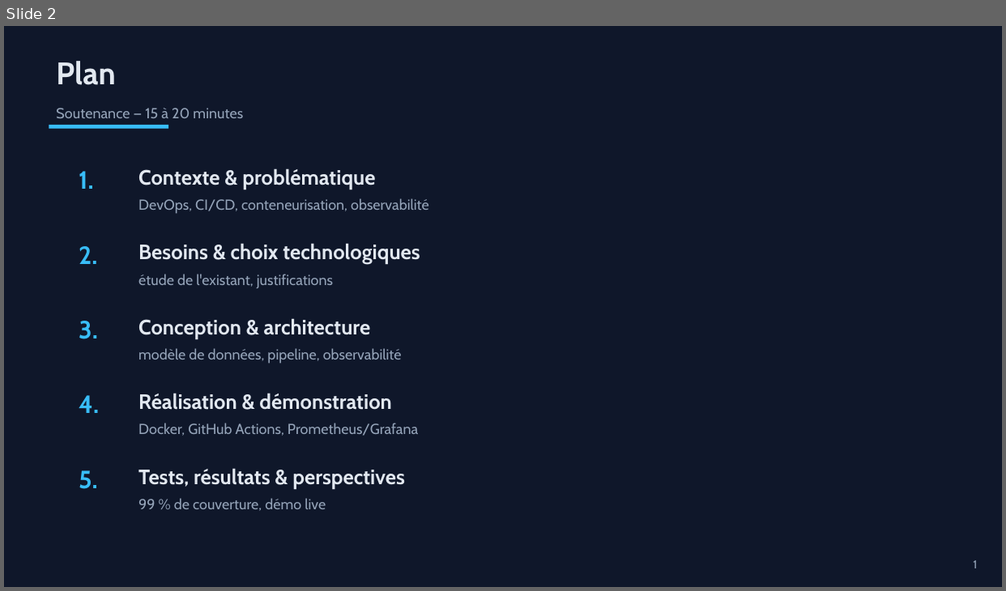
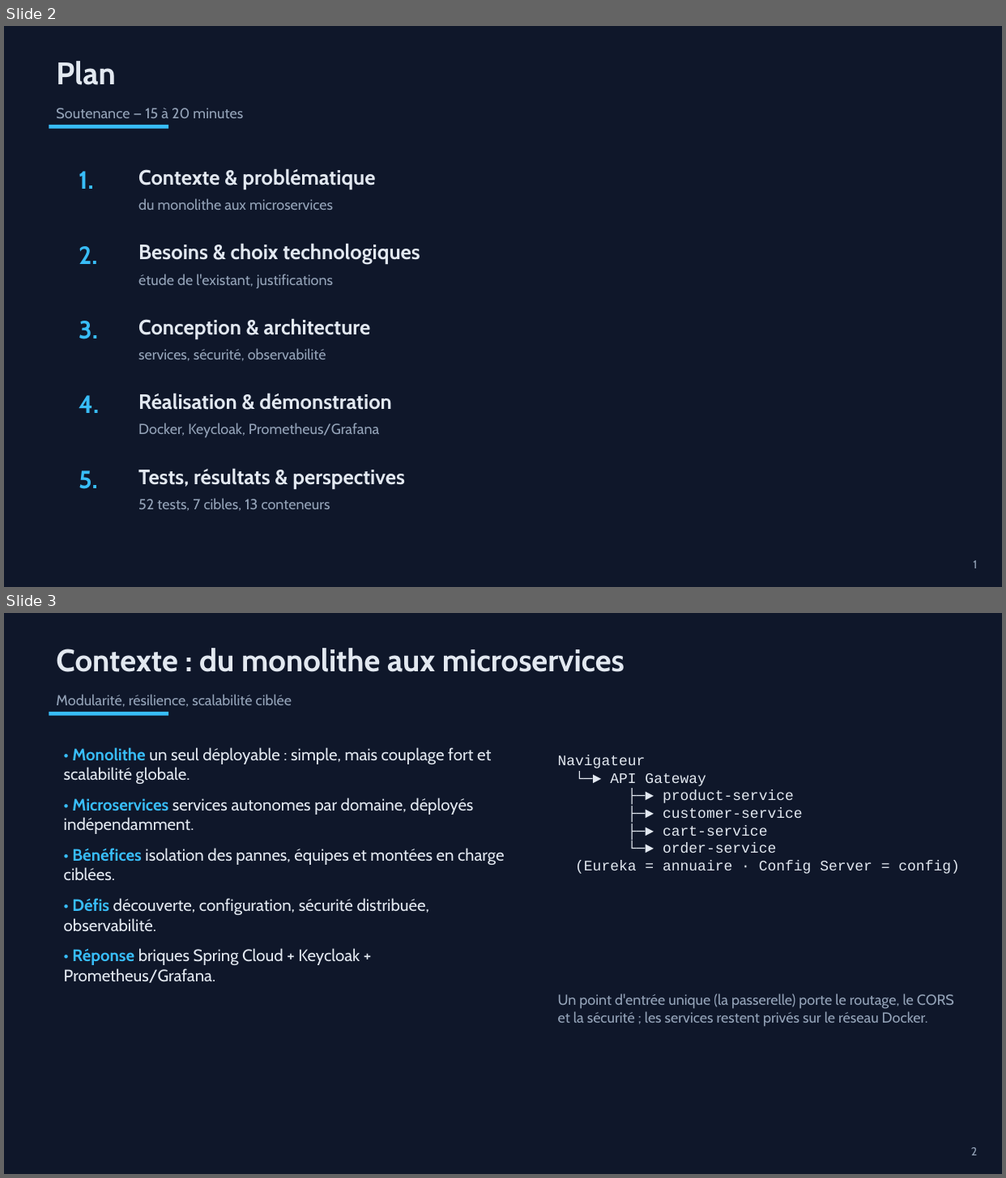
Before and after one commit to Chouaib-Raichy/PFE, a slide deck: soutenance/soutenance.pptx. Shown one above the other, each under a label of ours: slide 2 before the commit, slides 2 and 3 after it. The pictures are 1006x591 and 1006x1178 pixels, drawn with LibreOffice and Linux fonts; fonts in the diff are those of the drawing. Boxes give left, top, right and bottom in pixels: in the first picture for what was removed or moved away, otherwise in the second. Text is boxed around its words. In the diff, an @@ line names an element or a change of style, - is before the commit and + after.

```diff
--- a/soutenance/soutenance.pptx
+++ b/soutenance/soutenance.pptx
@@ slide 3 added at <box>4,613,1002,1174</box>, background #0F172A @@
@@ text added at <box>56,648,624,672</box>, 30 pt, text #E2E8F0, bold @@
+Contexte : du monolithe aux microservices
@@ text added at <box>56,694,292,707</box>, 14 pt, text #94A3B8 @@
+Modularité, résilience, scalabilité ciblée
@@ rectangle added at <box>49,712,168,716</box>, fill #38BDF8 @@
@@ text added at <box>64,747,504,983</box>, 16 pt, text #E2E8F0 @@
+• Monolithe un seul déployable : simple, mais couplage fort et scalabilité globale.
+• Microservices services autonomes par domaine, déployés indépendamment.
+• Bénéfices isolation des pannes, équipes et montées en charge ciblées.
+• Défis découverte, configuration, sécurité distribuée, observabilité.
+• Réponse briques Spring Cloud + Keycloak + Prometheus/Grafana.
@@ text added at <box>558,756,960,874</box>, 14 pt, text #E2E8F0 @@
+Navigateur
+└─► API Gateway
+├─► product-service
+├─► customer-service
+├─► cart-service
+└─► order-service
+(Eureka = annuaire · Config Server = config)
@@ text added at <box>558,994,954,1027</box>, 14 pt, text #94A3B8 @@
+Un point d'entrée unique (la passerelle) porte le routage, le CORS et la sécurité ; les services restent privés sur le réseau Docker.
@@ text added at <box>971,1148,977,1156</box>, 11 pt, text #94A3B8 @@
+2
@@ slide 2 changed as well @@
@@ text at <box>138,199,333,210</box>: text changed @@
-DevOps, CI/CD, conteneurisation, observabilité
+du monolithe aux microservices
@@ text at <box>138,348,326,361</box>: text changed @@
-modèle de données, pipeline, observabilité
+services, sécurité, observabilité
@@ text at <box>138,423,379,438</box>: text changed @@
-Docker, GitHub Actions, Prometheus/Grafana
+Docker, Keycloak, Prometheus/Grafana
@@ text at <box>138,498,330,511</box>: text changed @@
-99 % de couverture, démo live
+52 tests, 7 cibles, 13 conteneurs
```
Also in this commit, not shown: 6 other slides changed, 10 other slides added, 9 slides removed, 4 other files.
